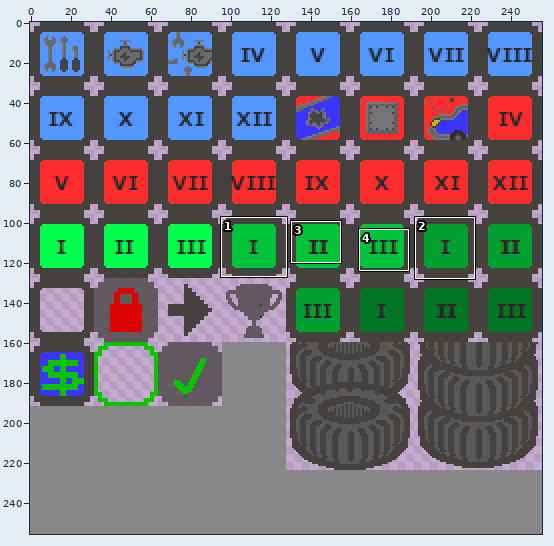
Edited in one commit: sprite sheet (Assets/Images/upgradeElements.png). The first picture is a wide view before the edit; the outline marks the close-up.
Close-up. Old version:
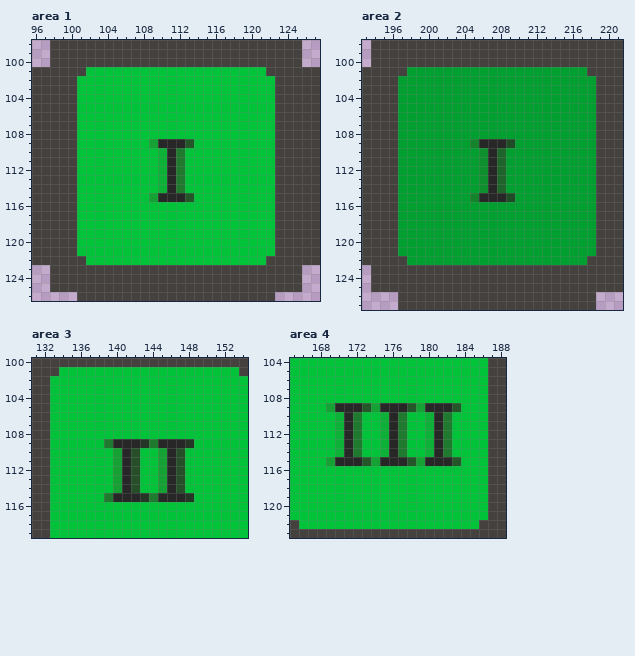
The file is 256x256 pixels. Colours within 5 levels of each other are drawn and written as one. Shown: area 1: x 96..127, y 98..126; area 2: x 193..221, y 98..127; area 3: x 131..154, y 100..119; area 4: x 165..188, y 104..123. The commit also changed other parts of the picture, which this record leaves out.
After the commit:
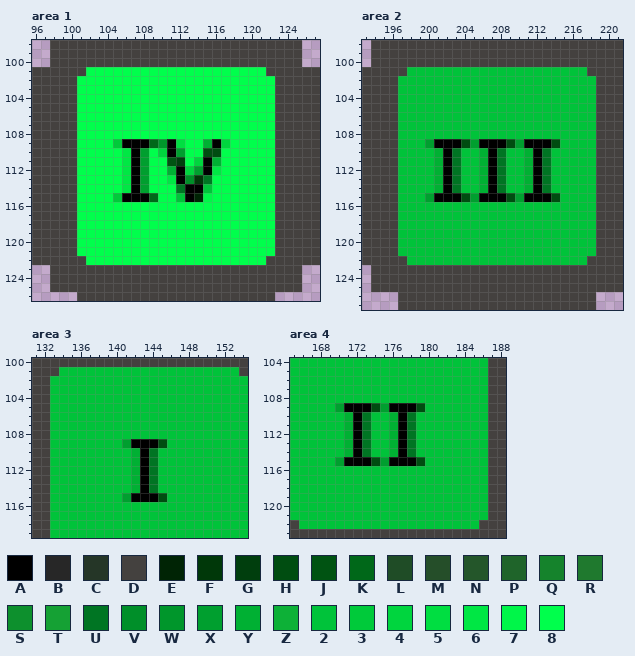
Palette (. is transparent): A #000000  B #272727  C #253627  D #44413f  E #002405  F #003809  G #003e0d  H #004d11  J #005312  K #006819  L #1f4c26  M #254e29  N #24562a  P #1f642a  Q #15832c  R #1f792e  S #0d902d  T #15a134  U #007523  V #008f29  W #00962b  X #009f2f  Y #00b033  Z #0db137  2 #00c33a  3 #00ca3a  4 #00d53e  5 #00de41  6 #00e744  7 #00f649  8 #00ff4c
What changed:
Area 1:
y 101: x 102..121 22222222222222222222 -> 88888888888888888888
y 102..108: x 101..122 2222222222222222222222 -> 8888888888888888888888
y 109: x 101..122 22222222TBBBN222222222 -> 88883AAAKWA588YA488888
y 110: x 101..122 222222222ZBR2222222222 -> 888886AX84AX88HH888888
y 111: x 101..122 222222222ZBR2222222222 -> 888886AX88JG84AY888888
y 112: x 101..122 222222222ZBR2222222222 -> 888886AX88YA4XA6888888
y 113: x 101..122 222222222ZBR2222222222 -> 888886AX886AVFU8888888
y 114: x 101..114 222222222ZBR22 -> 888886AX888UAA; x 116..122 2222222 -> 8888888
y 115: x 101..122 22222222TBBBN222222222 -> 88883AAAK882AE78888888
y 116..121: x 101..122 2222222222222222222222 -> 8888888888888888888888
y 122: x 102..121 22222222222222222222 -> 88888888888888888888
Area 2:
y 101: x 198..217 XXXXXXXXXXXXXXXXXXXX -> 22222222222222222222
y 102..108: x 197..218 XXXXXXXXXXXXXXXXXXXXXX -> 2222222222222222222222
y 109: x 197..199 XXX -> 222; x 201..209 XXXXQBBBL -> AAAHXAAAH; x 211..218 XXXXXXXX -> AAAH2222
y 110..114: x 197..218 XXXXXXXXXSBPXXXXXXXXXX -> 2222YAU22YAU22YAU22222
y 115: x 197..199 XXX -> 222; x 201..209 XXXXQBBBL -> AAAHXAAAH; x 211..218 XXXXXXXX -> AAAH2222
y 116..121: x 197..218 XXXXXXXXXXXXXXXXXXXXXX -> 2222222222222222222222
y 122: x 198..217 XXXXXXXXXXXXXXXXXXXX -> 22222222222222222222
Area 3:
y 109: x 139..148 RBBBCRBBBC -> 22XAAAH222
y 110..114: x 140..147 TBM22TBM -> 22YAU222
y 115: x 139..148 RBBBCRBBBC -> 22XAAAH222
Area 4:
y 109: x 169..183 TBBBNTBBBNTBBBN -> 2XAAAHXAAAH2222
y 110..114: x 170..173 ZBR2 -> 2YAU; x 175..178 ZBR2 -> 2YAU; x 180..182 ZBR -> 222
y 115: x 169..183 TBBBNTBBBNTBBBN -> 2XAAAHXAAAH2222
Where, in picture pixels (left, top, right, bottom), the same in both close-ups:
changed: (77, 67, 275, 265)
changed: (398, 67, 596, 265)
changed: (104, 439, 194, 502)
changed: (326, 403, 461, 466)
